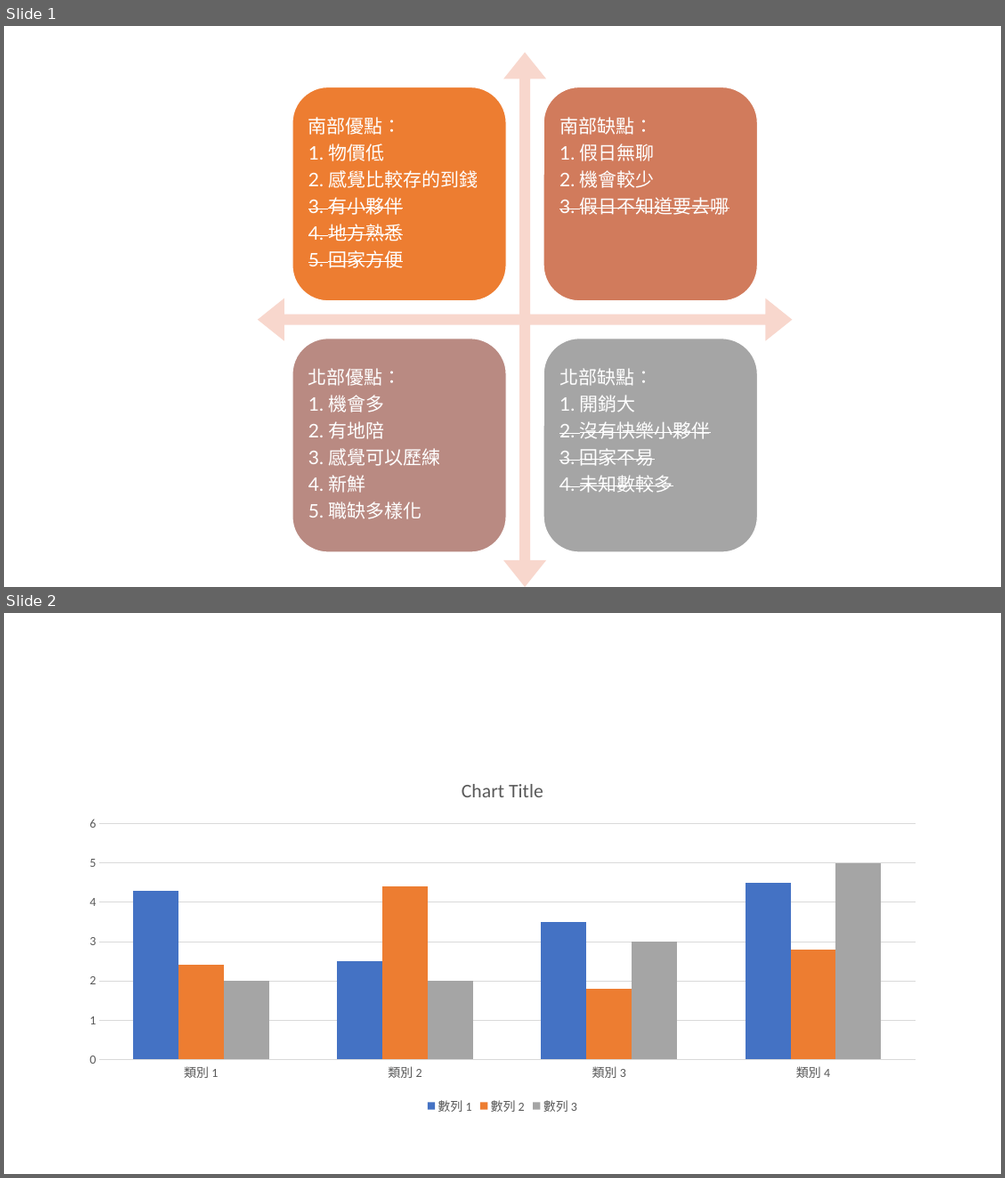
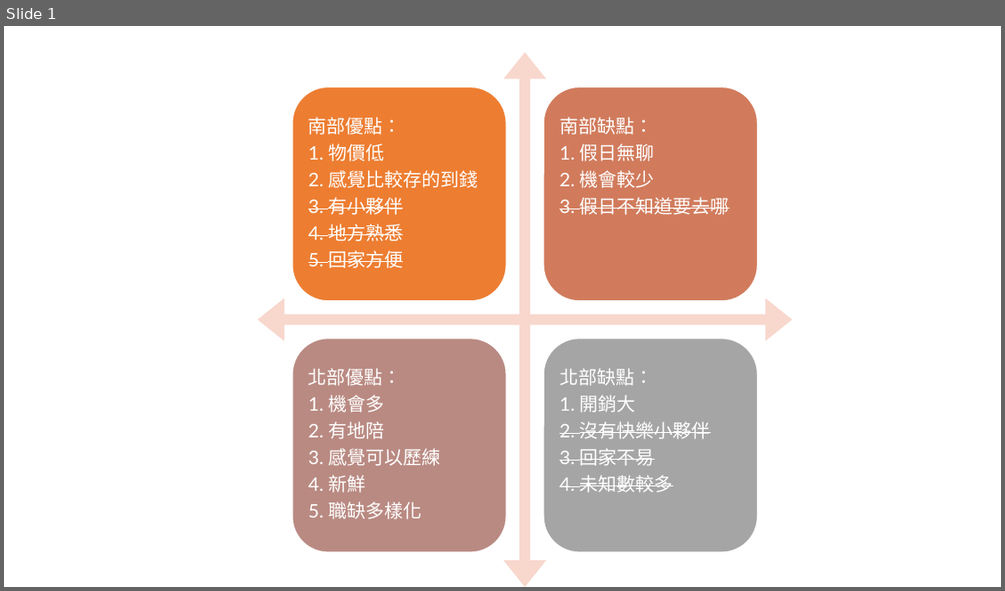
Before and after one commit to Su-C-Yu/CaseStudy, a slide deck: 南北部優缺比較.pptx. Shown one above the other, each under a label of ours: slides 1 and 2 before the commit, slide 1 after it. The pictures are 1005x1178 and 1005x591 pixels, drawn with LibreOffice and Linux fonts; fonts in the diff are those of the drawing. Boxes give left, top, right and bottom in pixels: in the first picture for what was removed or moved away, otherwise in the second. Text is boxed around its words. In the diff, an @@ line names an element or a change of style, - is before the commit and + after.

Commit message:
v2

```diff
--- a/南北部優缺比較.pptx
+++ b/南北部優缺比較.pptx
@@ slide 2 removed at <box>4,613,1001,1174</box>, background #FFFFFF @@
@@ column chart removed at <box>73,763,933,1119</box> @@
-categories: 類別 1, 類別 2, 類別 3, 類別 4
-數列 1: 4.3, 2.5, 3.5, 4.5
-數列 2: 2.4, 4.4, 1.8, 2.8
-數列 3: 2, 2, 3, 5
```
